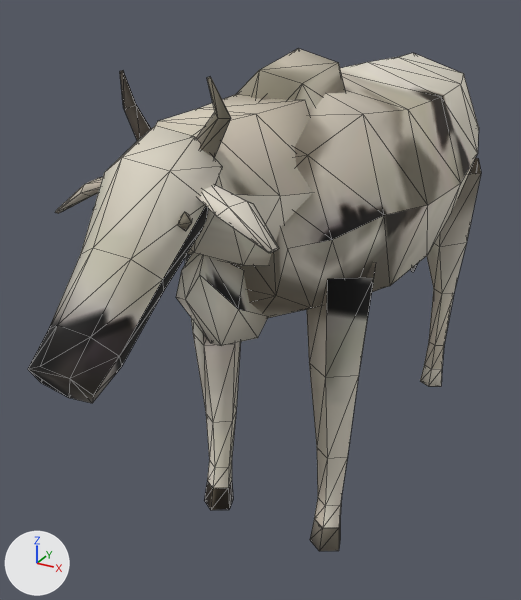
The glTF model nostalgia/assets3d/cow.glb, before and after one commit.
One viewpoint serves both versions: a 50 mm lens placed at (4.2, -10.3, 7.74), pointed at (-0.67, -1.46, 3.32). Lighting does not change. The marker at lower left points along +X, +Y and +Z. The first picture is the older version. Mesh edges are drawn as thin lines. Vertices at exactly the same position are counted once.

The first picture shows 'cow'.
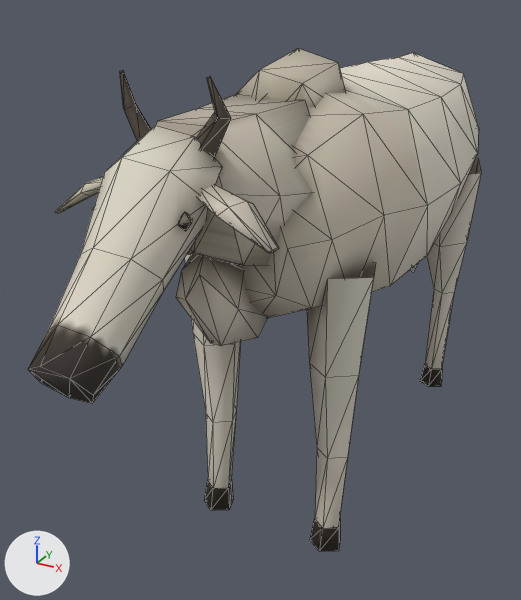
Changed parts and their boxes (x1, y1, x2, y2) in the pictures (521 x 600 px; the box of a moved part takes in the faces that stretch with it):
part 1 of me_cow, built on
    before: (204, 413, 347, 551)
    after: (204, 413, 348, 551)
part 2 of me_cow, moved or reshaped
    both: (420, 242, 467, 386)
part 3 of me_cow, surface changed
    both: (28, 55, 481, 551)

The change in detail:
me_cow is used by ob_cow; location (0.0, 0.0, 0.0).
me_cow had 406 vertices, 675 faces and spanned x -1.62..1.62, y -6.45..4.41, z -0.02..6.96.
me_cow now has 386 vertices, 635 faces and spans x -1.62..1.62, y -6.45..4.41, z -0.02..6.96.
Part 1, on me_cow:
20 vertices are removed from x -1.15..1.15, y -2.51..-2.1, z 0.36..0.77.
58 faces are deleted.
10 vertices are added at x -1.14..1.14, y -2.5..-2.14, z 0.37..0.4.
38 new faces join them.
Part 2, on me_cow:
20 vertices are removed from x -1.14..1.14, y 2.95..3.34, z 0.36..0.92.
60 faces are deleted.
2 vertices move from x -0.95..0.95, y 3.13, z 2.03 to x -0.95..0.95, y 3.13, z 2.04.
10 vertices are added at x -1.13..1.13, y 2.96..3.3, z 0.36..0.4.
40 new faces join them.
me_cow part 3: 557 kept faces spanning x -1.62..1.62, y -6.45..4.41, z -0.02..6.96 get new texture (UV) coordinates.
